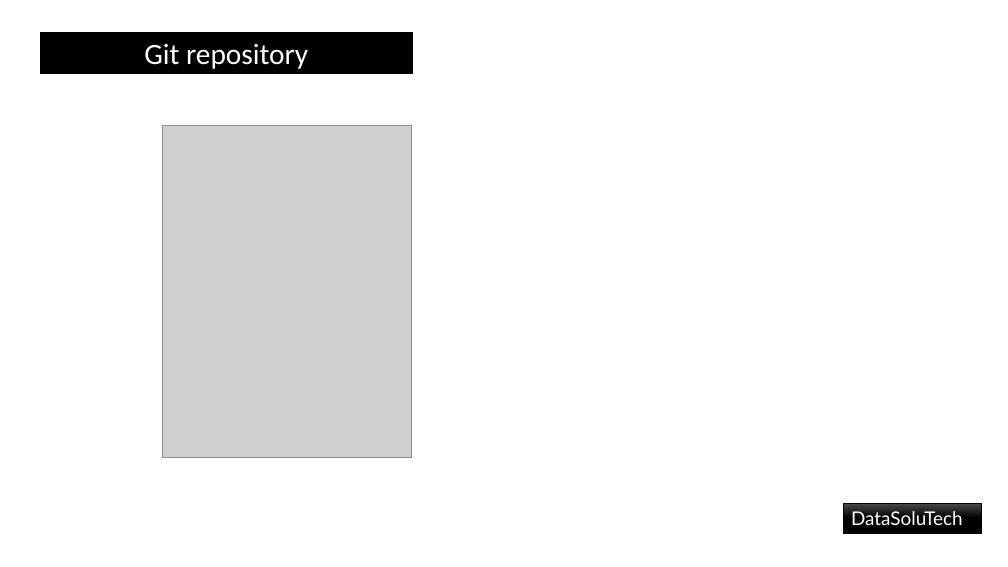
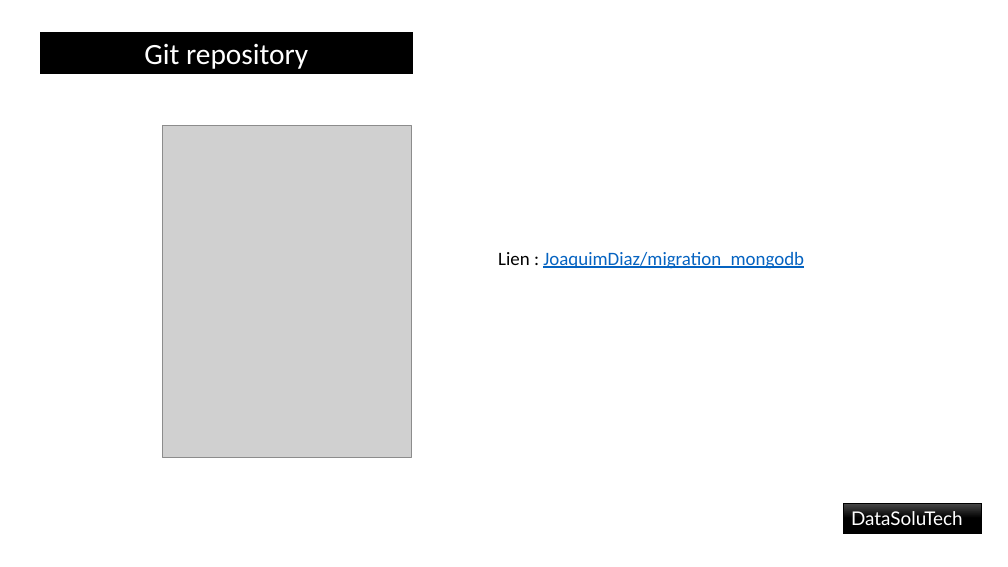
Before and after one commit to JoaquimDiaz/migration_mongodb, a slide deck: slide 9 of Diaz_Joaquim_4_presentation_122024.pptx. Drawn at 1008x567 pixels with LibreOffice and Linux fonts; fonts in the diff are those of the drawing; grey boxes stand for pictures. Boxes give left, top, right and bottom in pixels: in the first picture for what was removed or moved away, otherwise in the second. Text is boxed around its words. In the diff, an @@ line names an element or a change of style, - is before the commit and + after.

Commit message:
[UPD] ajout lien git

```diff
--- a/Diaz_Joaquim_4_presentation_122024.pptx
+++ b/Diaz_Joaquim_4_presentation_122024.pptx
@@ text added at (x1=498, y1=252, x2=804, y2=269), 18 pt, text #0563C1, underline @@
+Lien : JoaquimDiaz/migration_mongodb
```
